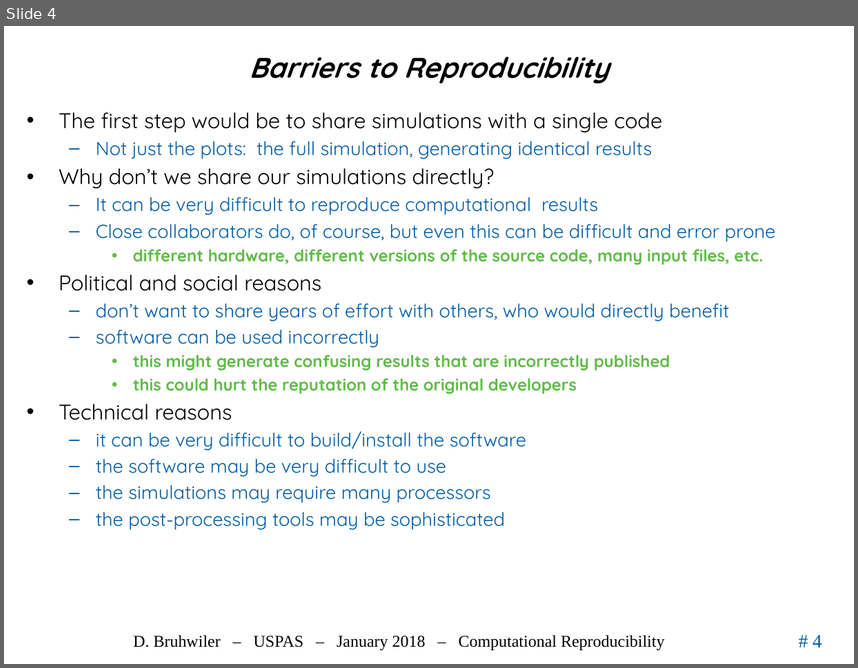
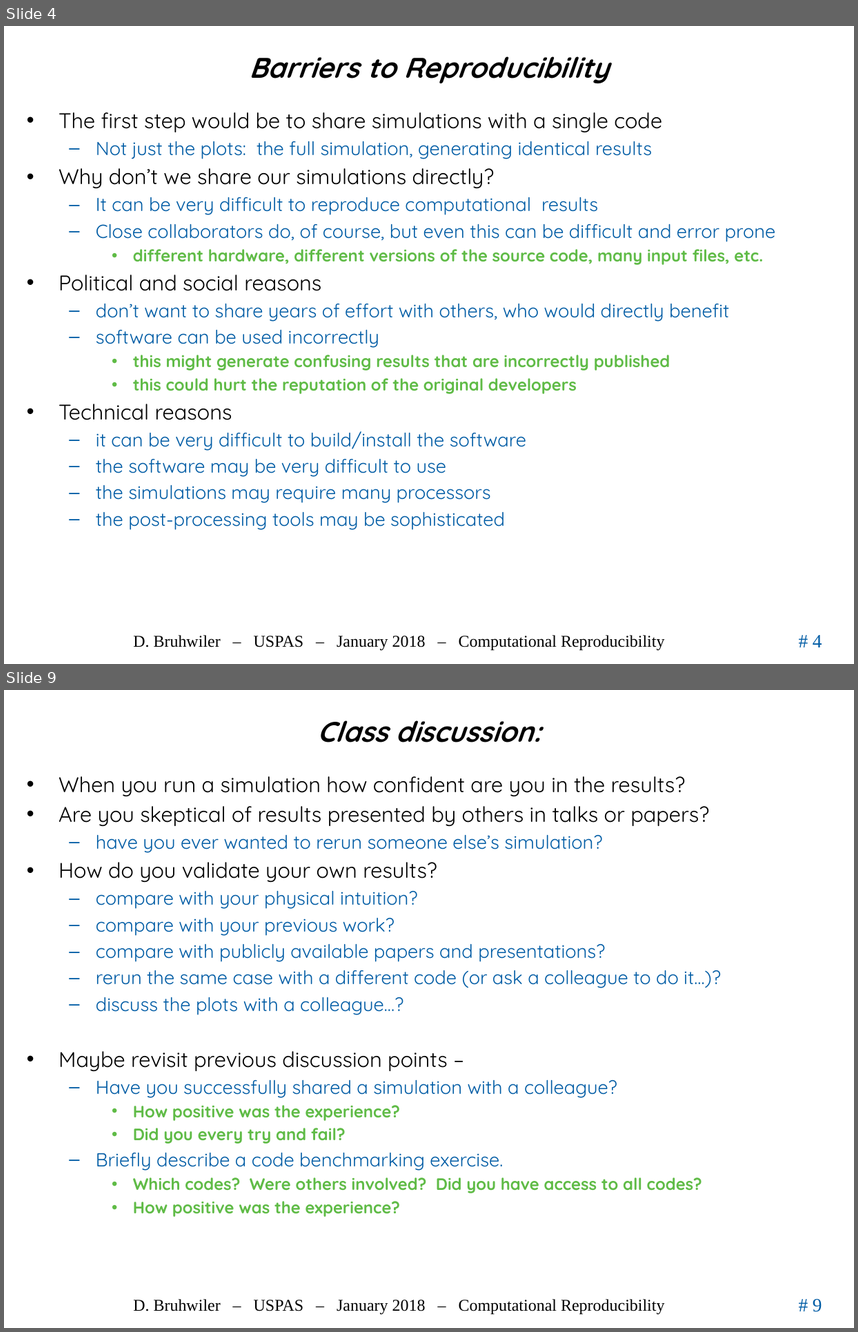
Before and after one commit to uspas/simbeamplasma18, a slide deck: computational_reproducibility/lecture/2018_ComputationalReproducibility_Bruhwiler_USPAS.pptx. Shown one above the other, each under a label of ours: slide 4 before the commit, slides 4 and 9 after it; the slides between them are not shown. The pictures are 858x668 and 858x1332 pixels, drawn with LibreOffice and Linux fonts; fonts in the diff are those of the drawing; background and template pictures are left out. Boxes give left, top, right and bottom in pixels: in the first picture for what was removed or moved away, otherwise in the second. Text is boxed around its words. In the diff, an @@ line names an element or a change of style, - is before the commit and + after.

```diff
--- a/computational_reproducibility/lecture/2018_ComputationalReproducibility_Bruhwiler_USPAS.pptx
+++ b/computational_reproducibility/lecture/2018_ComputationalReproducibility_Bruhwiler_USPAS.pptx
@@ slide 9 added at box(4, 690, 854, 1328), background #FFFFFF; not listed: 3 template elements that a slide beside it also shows @@
@@ title added at box(317, 720, 541, 742), 24 pt, text #000000, bold, italic @@
+Class discussion:
@@ text added at box(59, 776, 721, 1216), 16 pt, text #005CA5 @@
+• When you run a simulation how confident are you in the results?
+• Are you skeptical of results presented by others in talks or papers?
+  – have you ever wanted to rerun someone else’s simulation?
+• How do you validate your own results?
+  – compare with your physical intuition?
+  – compare with your previous work?
+  – compare with publicly available papers and presentations?
+  – rerun the same case with a different code (or ask a colleague to do it…)?
+  – discuss the plots with a colleague…?
+• Maybe revisit previous discussion points –
+  – Have you successfully shared a simulation with a colleague?
+    • How positive was the experience?
+    • Did you every try and fail?
+  – Briefly describe a code benchmarking exercise.
+    • Which codes? Were others involved? Did you have access to all codes?
+    • How positive was the experience?
```
Also in this commit, not shown: 4 other slides added.
